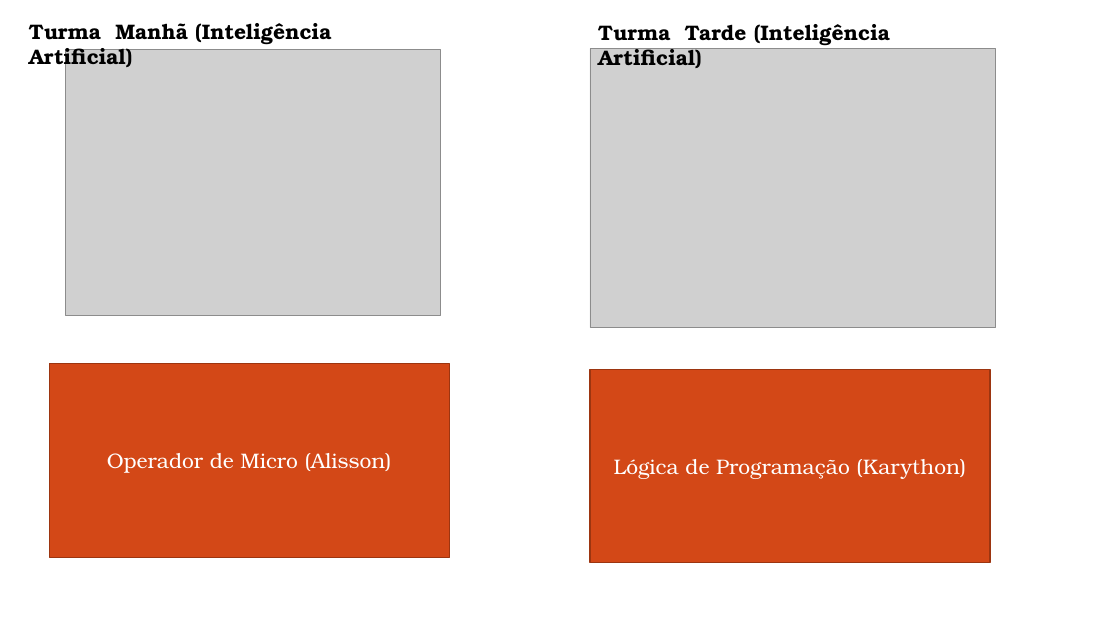
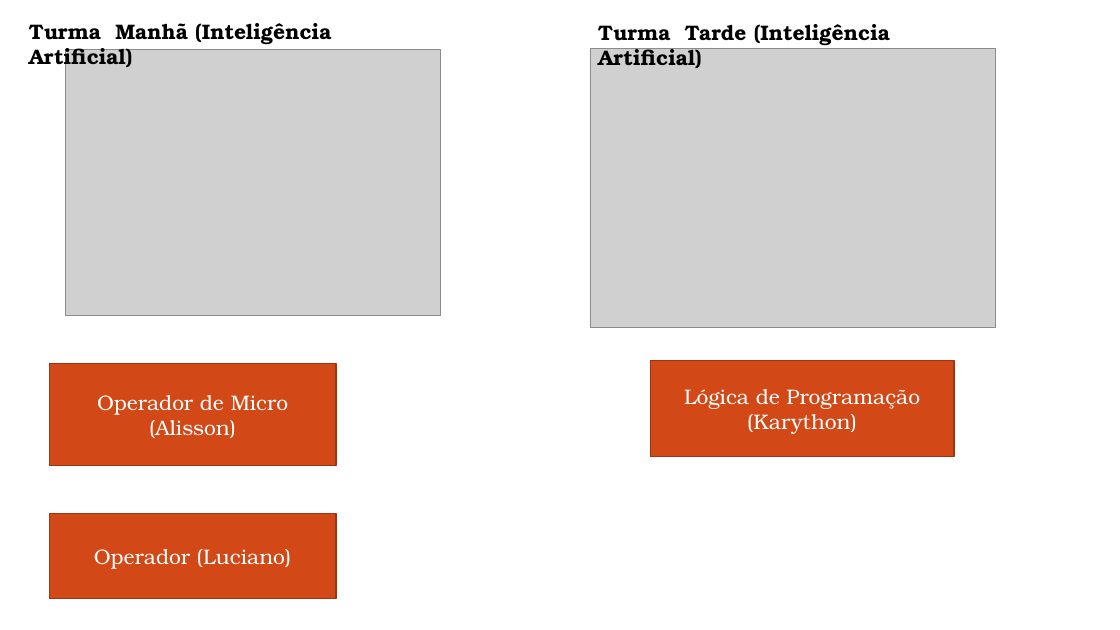
Before and after one commit to romulosilvestre/semanaeda, a slide deck: slide 15 of Graficos.pptx. Drawn at 1120x630 pixels with LibreOffice and Linux fonts; fonts in the diff are those of the drawing; grey boxes stand for pictures; background and template pictures are left out. Boxes give left, top, right and bottom in pixels: in the first picture for what was removed or moved away, otherwise in the second. Text is boxed around its words. In the diff, an @@ line names an element or a change of style, - is before the commit and + after.

```diff
--- a/Graficos.pptx
+++ b/Graficos.pptx
@@ rectangle "Operador de Micro (Alisson)": place and size @@
-rectangle "Operador de Micro (Alisson)" at (50,364,450,557)
+rectangle "Operador de Micro (Alisson)" at (50,364,336,465)
@@ rectangle "Lógica de Programação (Karython)": place and size @@
-rectangle "Lógica de Programação (Karython)" at (590,370,990,563)
+rectangle "Lógica de Programação (Karython)" at (650,360,954,457)
@@ rectangle added at (50,514,336,599), fill #D34817, outline #9C3511 1 pt, 18 pt, text #FFFFFF @@
+Operador (Luciano)
```
Also in this commit, not shown: 7 slides added, 3 other files.
